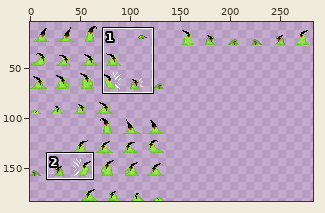
Sprite sheet: Assets/Artwork/Ethel/Ethel-Sheet.png. The picture above shows the old version from afar; the outline marks the close-up.
Close-up. Before the commit:
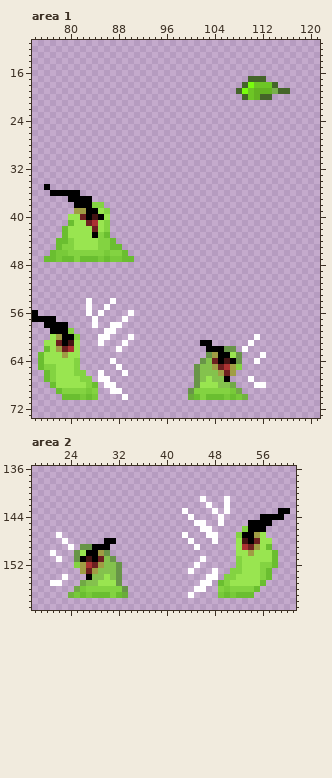
The file is 291x183 pixels. Colours within 5 levels of each other are drawn and written as one. Shown: area 1: x 74..121, y 11..73; area 2: x 18..61, y 136..159. The wide view leaves out empty margins.
After the commit:
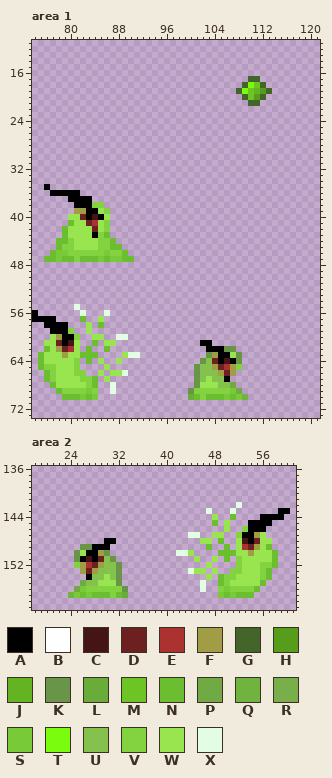
Palette (. is transparent): A #000000  B #ffffff  C #451414  D #6d2020  E #ac3232  F #a09d44  G #446529  H #559d1a  J #63b322  K #689548  L #6aac3a  M #6dc525  N #6abe30  P #71a945  Q #71b33f  R #78af4b  S #78ca39  T #79fc0e  U #84c24d  V #83d341  W #99e550  X #e2fde3
From old to new:
{"where": "area 1"}
{"y":17,"x":112,"old":"G","new":"."}
{"y":18,"x":112,"old":"MMG","new":"G.."}
{"y":19,"x":112,"old":"JJRGG","new":"HG..."}
{"y":20,"x":111,"old":"J","new":"H"}
{"y":20,"x":113,"old":"G","new":"."}
{"y":21,"x":110,"old":"..","new":"GG"}
{"y":54,"x":83,"old":"B","new":"."}
{"y":54,"x":87,"old":"B","new":"."}
{"y":55,"x":81,"old":".","new":"X"}
{"y":55,"x":83,"old":"B","new":"."}
{"y":55,"x":86,"old":"B","new":"."}
{"y":56,"x":82,"old":".B","new":"X."}
{"y":56,"x":85,"old":"B.","new":".X"}
{"y":56,"x":90,"old":"B","new":"."}
{"y":57,"x":82,"old":".","new":"N"}
{"y":57,"x":84,"old":"B.","new":".W"}
{"y":57,"x":89,"old":"B","new":"."}
{"y":58,"x":83,"old":".B.","new":"W.N"}
{"y":58,"x":87,"old":"BB","new":".."}
{"y":59,"x":83,"old":".","new":"W"}
{"y":59,"x":86,"old":"BB","new":".."}
{"y":60,"x":84,"old":".BB","new":"WW."}
{"y":60,"x":88,"old":"..B","new":"XX."}
{"y":60,"x":111,"old":"B","new":"."}
{"y":61,"x":84,"old":".B..","new":"N.WW"}
{"y":61,"x":89,"old":"B","new":"."}
{"y":61,"x":110,"old":"B","new":"."}
{"y":62,"x":83,"old":".","new":"N"}
{"y":62,"x":86,"old":".","new":"N"}
{"y":62,"x":88,"old":"B","new":"."}
{"y":62,"x":109,"old":"B","new":"."}
{"y":63,"x":82,"old":"...","new":"NNN"}
{"y":63,"x":89,"old":"...","new":"WXX"}
{"y":63,"x":112,"old":"B","new":"."}
{"y":64,"x":83,"old":".","new":"N"}
{"y":64,"x":85,"old":".","new":"W"}
{"y":64,"x":87,"old":"B.","new":".W"}
{"y":64,"x":111,"old":"B","new":"."}
{"y":65,"x":86,"old":".","new":"W"}
{"y":65,"x":88,"old":"B","new":"."}
{"y":66,"x":85,"old":"B","new":"W"}
{"y":66,"x":87,"old":"..B","new":"WWX"}
{"y":67,"x":84,"old":".BB","new":"N.W"}
{"y":67,"x":110,"old":"B","new":"."}
{"y":68,"x":86,"old":"BB","new":".X"}
{"y":68,"x":111,"old":"BB","new":".."}
{"y":69,"x":87,"old":"BB","new":"X."}
{"y":70,"x":89,"old":"B","new":"."}
{"where": "area 2"}
{"y":141,"x":46,"old":"B","new":"."}
{"y":141,"x":50,"old":"B","new":"."}
{"y":142,"x":47,"old":"B","new":"."}
{"y":142,"x":50,"old":"B","new":"."}
{"y":142,"x":52,"old":".","new":"X"}
{"y":143,"x":43,"old":"B","new":"."}
{"y":143,"x":47,"old":".B","new":"X."}
{"y":143,"x":50,"old":"B.","new":".X"}
{"y":144,"x":44,"old":"B","new":"."}
{"y":144,"x":48,"old":".B","new":"W."}
{"y":144,"x":51,"old":".","new":"N"}
{"y":145,"x":45,"old":"BB","new":".."}
{"y":145,"x":48,"old":".B.","new":"N.W"}
{"y":146,"x":46,"old":"BB","new":".."}
{"y":146,"x":50,"old":".","new":"W"}
{"y":147,"x":22,"old":"B","new":"."}
{"y":147,"x":43,"old":"B..","new":".XX"}
{"y":147,"x":47,"old":"BB.","new":".WW"}
{"y":148,"x":23,"old":"B","new":"."}
{"y":148,"x":44,"old":"B","new":"."}
{"y":148,"x":46,"old":"..B.","new":"WW.N"}
{"y":149,"x":24,"old":"B","new":"."}
{"y":149,"x":45,"old":"B","new":"."}
{"y":149,"x":47,"old":".","new":"N"}
{"y":149,"x":50,"old":".","new":"N"}
{"y":150,"x":21,"old":"B","new":"."}
{"y":150,"x":42,"old":"...","new":"XXW"}
{"y":150,"x":49,"old":"...","new":"NNN"}
{"y":151,"x":22,"old":"B","new":"."}
{"y":151,"x":45,"old":".B","new":"W."}
{"y":151,"x":48,"old":".","new":"W"}
{"y":151,"x":50,"old":".","new":"N"}
{"y":152,"x":45,"old":"B","new":"."}
{"y":152,"x":47,"old":".","new":"W"}
{"y":153,"x":44,"old":"B..","new":"XWW"}
{"y":153,"x":48,"old":"B","new":"W"}
{"y":154,"x":23,"old":"B","new":"."}
{"y":154,"x":47,"old":"BB.","new":"W.N"}
{"y":155,"x":21,"old":"BB","new":".."}
{"y":155,"x":46,"old":"BB","new":"X."}
{"y":156,"x":45,"old":"BB","new":".X"}
{"y":157,"x":44,"old":"B","new":"."}
{"label":"changed","picture_box":[248,76,290,106]}
{"label":"changed","picture_box":[74,298,140,400]}
{"label":"erased","picture_box":[242,334,266,388]}
{"label":"changed","picture_box":[176,496,242,598]}
{"label":"erased","picture_box":[50,532,74,586]}
